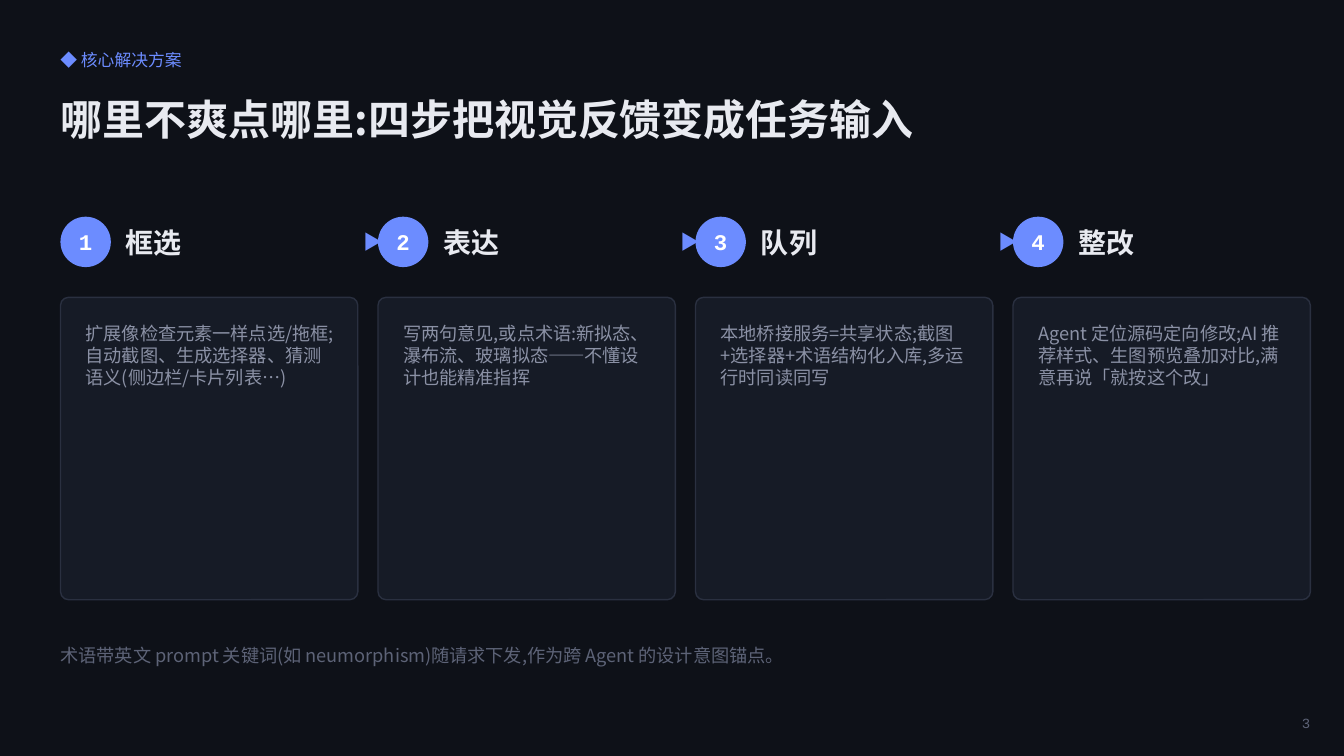
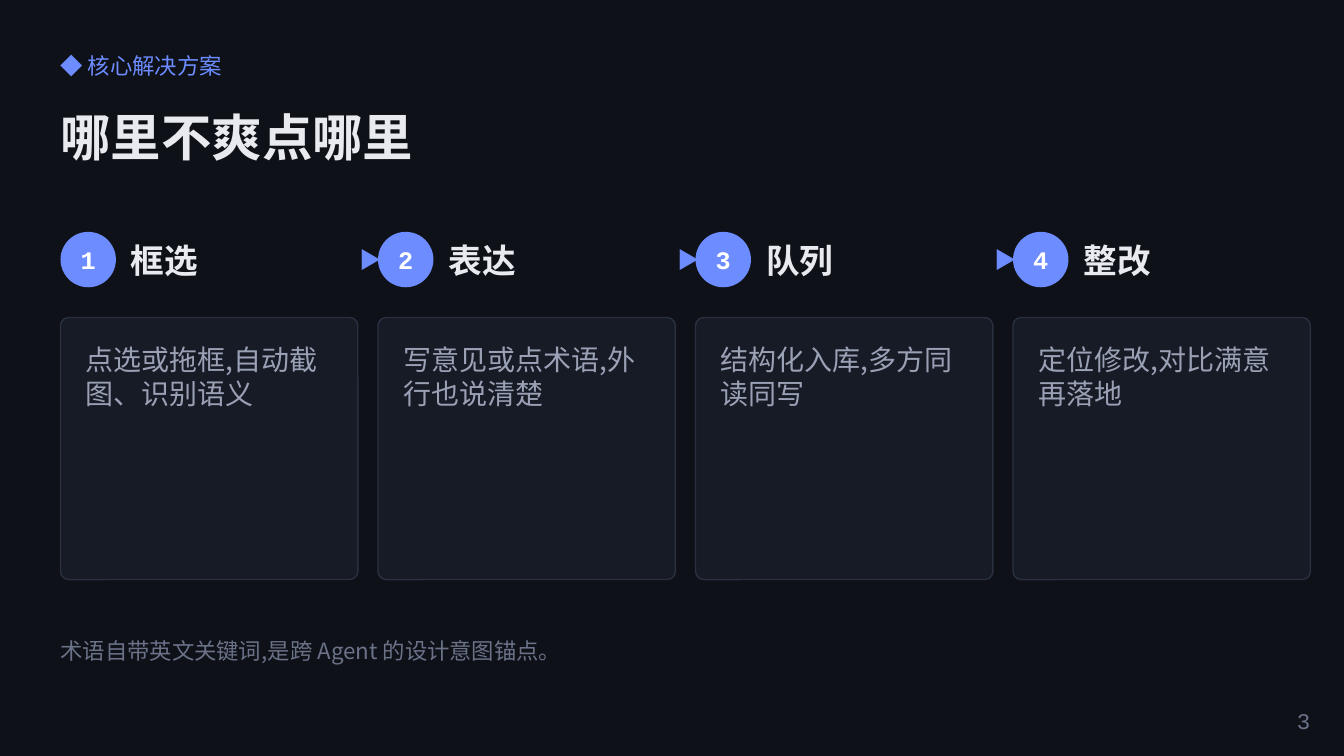
Before and after one commit to NLPark-Cran/viber-fix, a slide deck: slide 3 of contest/proposal.pptx. Drawn at 1344x756 pixels with LibreOffice and Linux fonts; fonts in the diff are those of the drawing. Boxes give left, top, right and bottom in pixels: in the first picture for what was removed or moved away, otherwise in the second. Text is boxed around its words. In the diff, an @@ line names an element or a change of style, - is before the commit and + after.

Commit message:
style: 方案 PPT 文案去 AI 味、字号升级(正文 20+/小字 16+),封面去掉赛事抬头

```diff
--- a/contest/proposal.pptx
+++ b/contest/proposal.pptx
@@ text "◆ 核心解决方案" at bbox=[88, 55, 222, 76]: size 12 to 16 pt @@
@@ text at bbox=[60, 113, 413, 161]: text changed; size 30 to 36 pt @@
-哪里不爽点哪里:四步把视觉反馈变成任务输入
+哪里不爽点哪里
@@ text "1": place and size @@
-text "1" at bbox=[79, 235, 92, 250]
+text "1" at bbox=[81, 252, 96, 269]
@@ ellipse: place and size @@
-ellipse at bbox=[60, 217, 111, 267]
+ellipse at bbox=[60, 232, 116, 287]
@@ text "框选": place and size @@
-text "框选" at bbox=[126, 229, 182, 256]
+text "框选" at bbox=[131, 244, 198, 276]
@@ text "▶": place and size @@
-text "▶" at bbox=[358, 212, 388, 272]
+text "▶" at bbox=[356, 227, 386, 292]
@@ text "2": place and size @@
-text "2" at bbox=[396, 235, 409, 250]
+text "2" at bbox=[398, 252, 413, 269]
@@ ellipse: place and size @@
-ellipse at bbox=[378, 217, 429, 267]
+ellipse at bbox=[378, 232, 434, 287]
@@ text "表达": place and size @@
-text "表达" at bbox=[443, 229, 499, 256]
+text "表达" at bbox=[449, 244, 516, 276]
@@ size 14 to 16 pt in 3 elements at bbox=[991, 227, 1021, 292], bbox=[356, 227, 386, 292], bbox=[674, 227, 704, 292] @@
@@ text "▶": place and size @@
-text "▶" at bbox=[676, 212, 706, 272]
+text "▶" at bbox=[674, 227, 704, 292]
@@ text "3": place and size @@
-text "3" at bbox=[714, 235, 727, 250]
+text "3" at bbox=[716, 252, 731, 269]
@@ ellipse: place and size @@
-ellipse at bbox=[696, 217, 746, 267]
+ellipse at bbox=[696, 232, 751, 287]
@@ text "队列": place and size @@
-text "队列" at bbox=[761, 229, 817, 256]
+text "队列" at bbox=[766, 244, 833, 276]
@@ text "▶": place and size @@
-text "▶" at bbox=[993, 212, 1023, 272]
+text "▶" at bbox=[991, 227, 1021, 292]
@@ size 16 to 18 pt in 4 elements at bbox=[81, 252, 96, 269], bbox=[398, 252, 413, 269], bbox=[716, 252, 731, 269], bbox=[1033, 252, 1048, 269] @@
@@ text "4": place and size @@
-text "4" at bbox=[1031, 235, 1044, 250]
+text "4" at bbox=[1033, 252, 1048, 269]
@@ ellipse: place and size @@
-ellipse at bbox=[1013, 217, 1064, 267]
+ellipse at bbox=[1013, 232, 1069, 287]
@@ size 20 to 24 pt in 4 elements at bbox=[131, 244, 198, 276], bbox=[449, 244, 516, 276], bbox=[766, 244, 833, 276], bbox=[1084, 244, 1151, 276] @@
@@ text "整改": place and size @@
-text "整改" at bbox=[1079, 229, 1135, 256]
+text "整改" at bbox=[1084, 244, 1151, 276]
@@ rounded rectangle: place and size @@
-rounded rectangle at bbox=[60, 297, 358, 600]
+rounded rectangle at bbox=[60, 318, 358, 580]
@@ rounded rectangle: place and size @@
-rounded rectangle at bbox=[378, 297, 676, 600]
+rounded rectangle at bbox=[378, 318, 676, 580]
@@ rounded rectangle: place and size @@
-rounded rectangle at bbox=[696, 297, 993, 600]
+rounded rectangle at bbox=[696, 318, 993, 580]
@@ proportions changed in 4 elements at bbox=[60, 318, 358, 580], bbox=[378, 318, 676, 580], bbox=[696, 318, 993, 580], bbox=[1013, 318, 1311, 580] @@
@@ rounded rectangle: place and size @@
-rounded rectangle at bbox=[1013, 297, 1311, 600]
+rounded rectangle at bbox=[1013, 318, 1311, 580]
@@ text at bbox=[86, 346, 318, 406]: text changed; size 13 to 20 pt; text colour #8B91A5 to #9AA1B5 @@
-扩展像检查元素一样点选/拖框;自动截图、生成选择器、猜测语义(侧边栏/卡片列表…)
+点选或拖框,自动截图、识别语义
@@ text at bbox=[403, 346, 635, 407]: text changed; size 13 to 20 pt; text colour #8B91A5 to #9AA1B5 @@
-写两句意见,或点术语:新拟态、瀑布流、玻璃拟态——不懂设计也能精准指挥
+写意见或点术语,外行也说清楚
@@ text at bbox=[721, 346, 953, 407]: text changed; size 13 to 20 pt; text colour #8B91A5 to #9AA1B5 @@
-本地桥接服务=共享状态;截图+选择器+术语结构化入库,多运行时同读同写
+结构化入库,多方同读同写
@@ text at bbox=[1038, 346, 1270, 407]: text changed; size 13 to 20 pt; text colour #8B91A5 to #9AA1B5 @@
-Agent 定位源码定向修改;AI 推荐样式、生图预览叠加对比,满意再说「就按这个改」
+定位修改,对比满意再落地
@@ text at bbox=[60, 640, 562, 664]: text changed; size 13 to 16 pt; text colour #5D6377 to #6B7288 @@
-术语带英文 prompt 关键词(如 neumorphism)随请求下发,作为跨 Agent 的设计意图锚点。
+术语自带英文关键词,是跨 Agent 的设计意图锚点。
@@ text "3" at bbox=[1297, 714, 1310, 729]: size 10 to 16 pt, text colour #5D6377 to #6B7288 @@
```
Also in this commit, not shown: 13 other slides changed, 1 other file.
